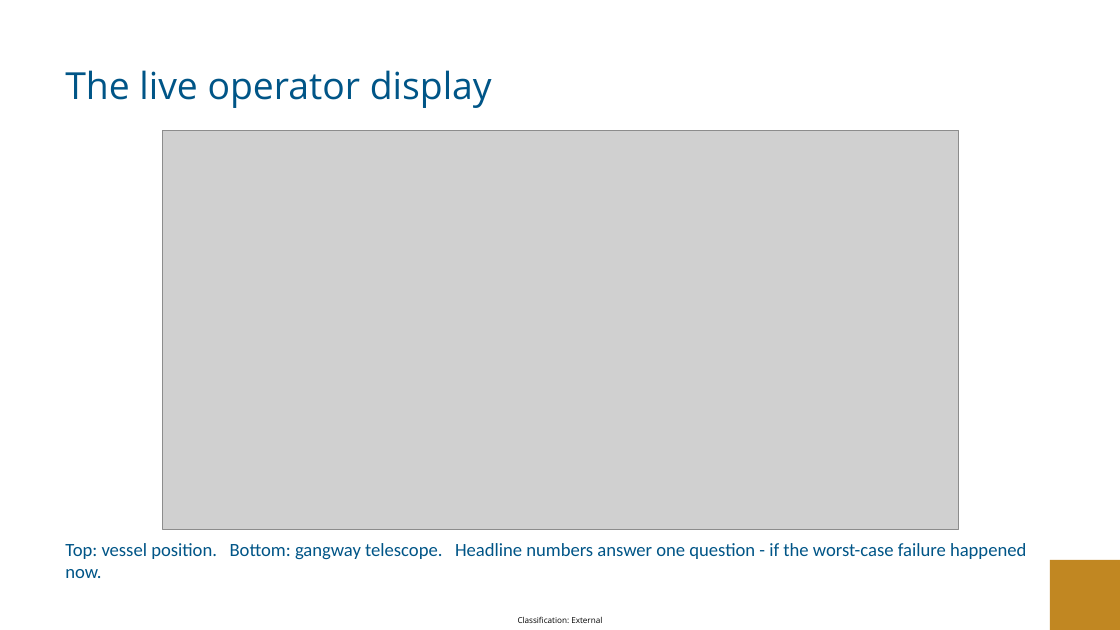
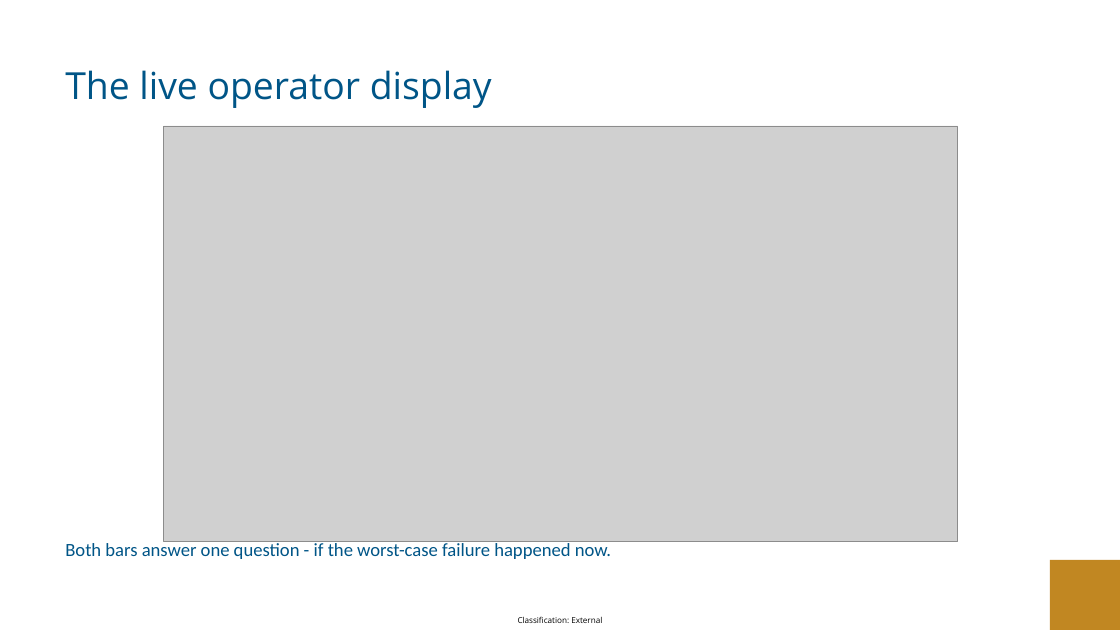
Before and after one commit to frodebloch/hydro_tools, a slide deck: slide 14 of cqa/MTS_26/presentation.pptx. Drawn at 1120x630 pixels with LibreOffice and Linux fonts; fonts in the diff are those of the drawing; grey boxes stand for pictures; background and template pictures are left out. Boxes give left, top, right and bottom in pixels: in the first picture for what was removed or moved away, otherwise in the second. Text is boxed around its words. In the diff, an @@ line names an element or a change of style, - is before the commit and + after.

Commit message:
cqa: add a stripped presentation mode to the operator summary plot
The operator display is the centre of the conference talk, but the
paper figure carries a parameter header, numeric legends and
conditional-probability lines that are unreadable when projected.

plot_operator_summary(presentation=True) drops that annotation and
enlarges the remaining labels, keeping the bars, markers, threshold
lines and scales unchanged. The default path is untouched: the paper
figure regenerates byte-identical.

```diff
--- a/cqa/MTS_26/presentation.pptx
+++ b/cqa/MTS_26/presentation.pptx
@@ picture: place and size @@
-picture at (163, 130, 960, 529)
+picture at (164, 126, 958, 542)
@@ text at (65, 540, 611, 559): text changed @@
-Top: vessel position. Bottom: gangway telescope. Headline numbers answer one question - if the worst-case failure happened now.
+Both bars answer one question - if the worst-case failure happened now.
```
Also in this commit, not shown: 3 other files.
